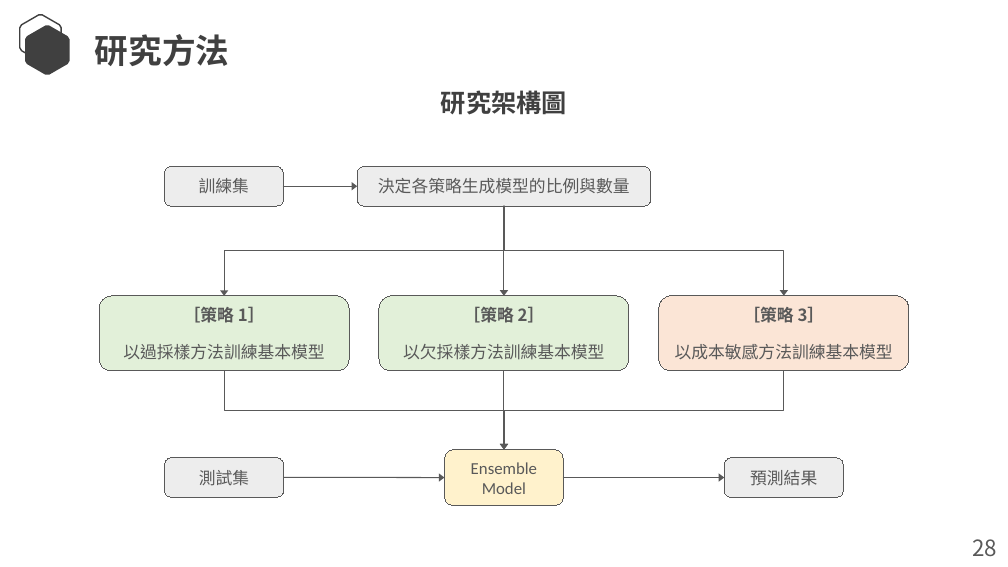
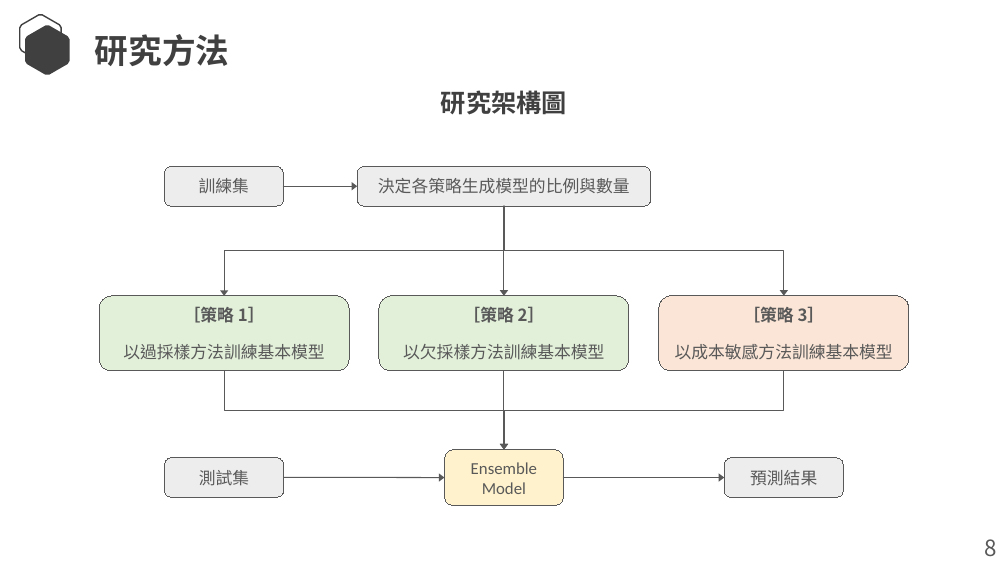
Before and after one commit to Lcwei-0708/lcwei-0708.github.io, a slide deck: slide 10 of data/paper/混合資料層面與演算法層面技術之集成分類方法/混合資料層面與演算法層面技術之集成分類方法.pptx. Drawn at 1008x567 pixels with LibreOffice and Linux fonts; fonts in the diff are those of the drawing. Boxes give left, top, right and bottom in pixels: in the first picture for what was removed or moved away, otherwise in the second. Text is boxed around its words. In the diff, an @@ line names an element or a change of style, - is before the commit and + after.

```diff
--- a/data/paper/混合資料層面與演算法層面技術之集成分類方法/混合資料層面與演算法層面技術之集成分類方法.pptx
+++ b/data/paper/混合資料層面與演算法層面技術之集成分類方法/混合資料層面與演算法層面技術之集成分類方法.pptx
@@ text at box(985, 539, 997, 556): text changed @@
-28
+8
```
Also in this commit, not shown: 11 other slides changed.
